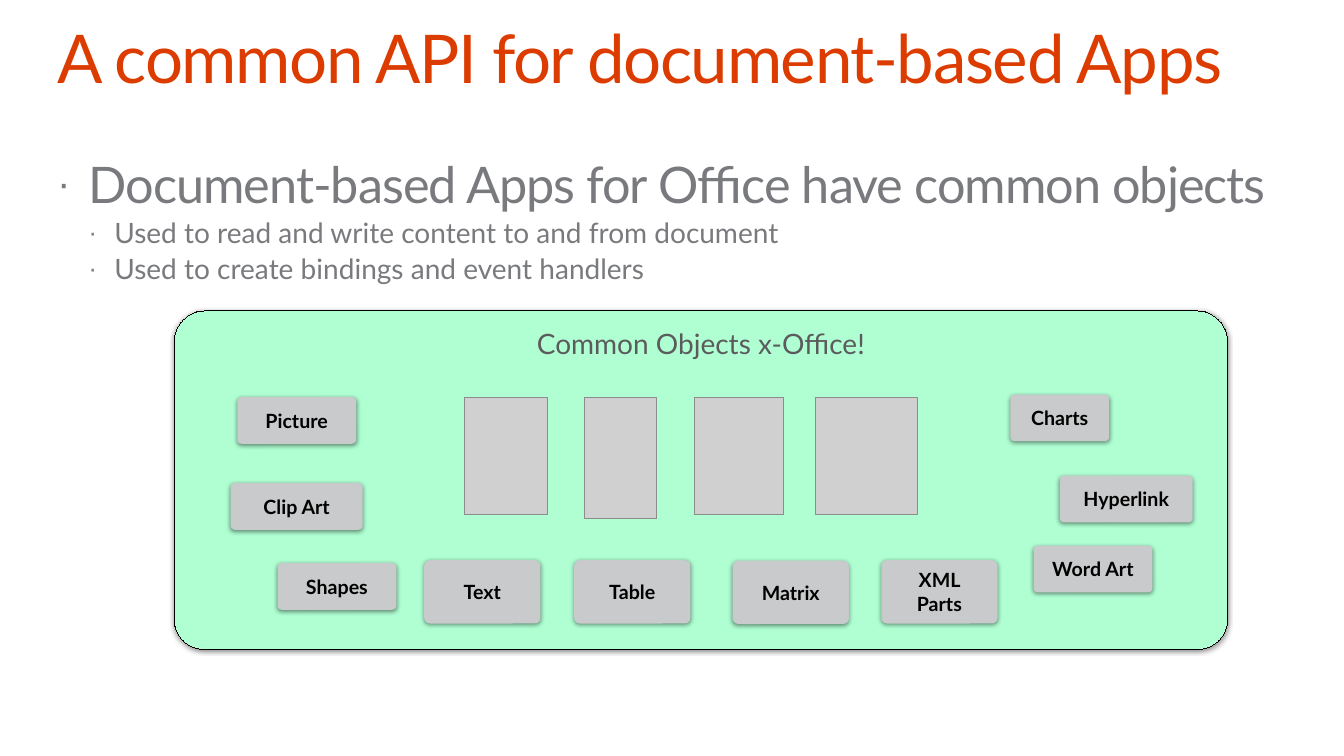
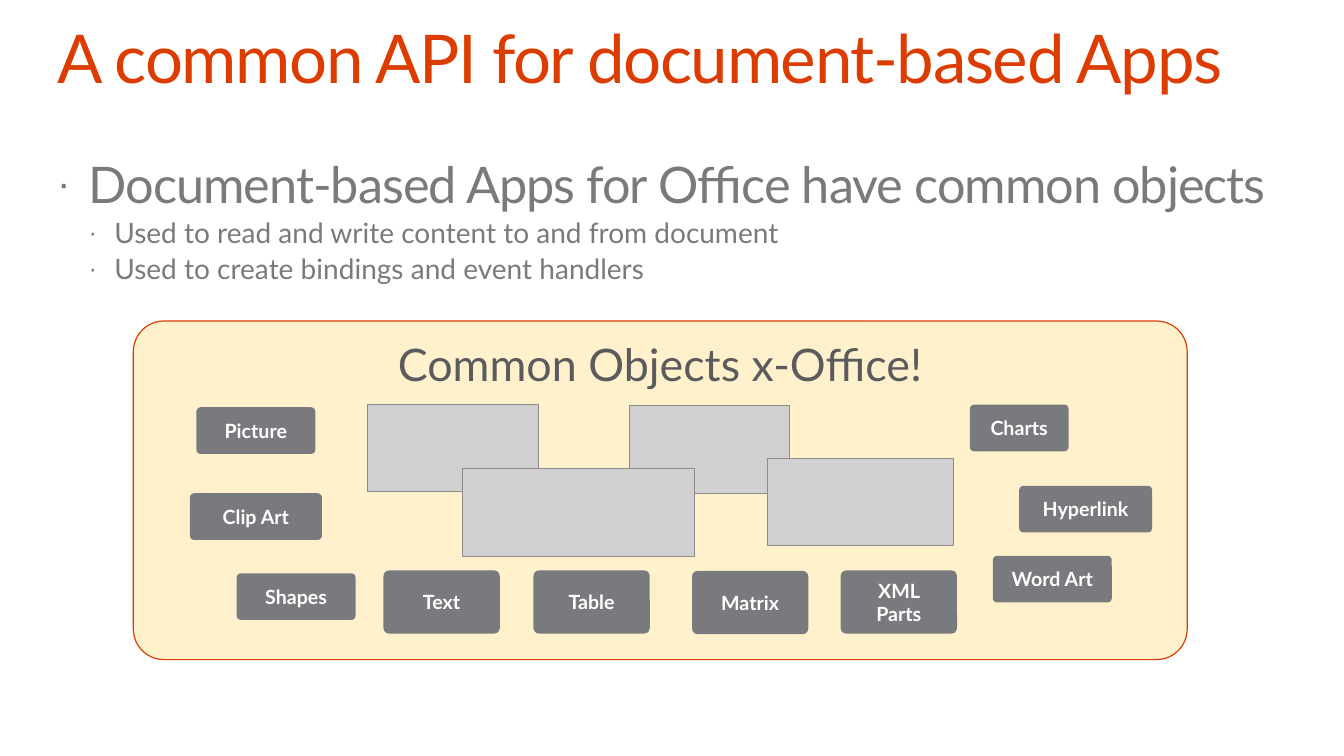
Before and after one commit to OfficeDev/TrainingContent, a slide deck: slide 18 of O3652-4 Deep Dive Apps for Office in Excel/O3652-4 Deep Dive into Apps for Office in Excel.pptx. Drawn at 1344x756 pixels with LibreOffice and Linux fonts; fonts in the diff are those of the drawing; grey boxes stand for pictures; background and template pictures are left out. Boxes give left, top, right and bottom in pixels: in the first picture for what was removed or moved away, otherwise in the second. Text is boxed around its words. In the diff, an @@ line names an element or a change of style, - is before the commit and + after.

```diff
--- a/O3652-4 Deep Dive Apps for Office in Excel/O3652-4 Deep Dive into Apps for Office in Excel.pptx
+++ b/O3652-4 Deep Dive Apps for Office in Excel/O3652-4 Deep Dive into Apps for Office in Excel.pptx
@@ rounded rectangle "Common Objects x-Office!" at [133, 321, 1187, 659]: size 20 to 32 pt; fill #B0FFD3 to #FFF1CC; outline #000000 0.75 pt to #DC3C00 0.85 pt; shadow off @@
@@ picture added at [368, 404, 538, 492] @@
@@ picture added at [630, 406, 789, 494] @@
@@ group removed at [465, 398, 917, 518]: 4 pictures @@
@@ picture added at [463, 469, 695, 557] @@
@@ picture added at [767, 458, 953, 545] @@
@@ 11 rounded rectangles: place and size @@
-11 rounded rectangles at [174, 311, 1228, 649]
+11 rounded rectangles at [133, 321, 1187, 659]
@@ text colour #000000 to #FFFFFF; fill #C9CACB to #797A7D; shadow off in 10 elements at [970, 404, 1069, 451], [993, 556, 1112, 602], [533, 571, 649, 634], [237, 574, 356, 620], [841, 571, 957, 634], [197, 407, 316, 454], [1019, 486, 1152, 532], [383, 571, 499, 634], [692, 571, 808, 634], [190, 493, 322, 539] @@
```
Also in this commit, not shown: 4 other slides changed, 4 other files.
